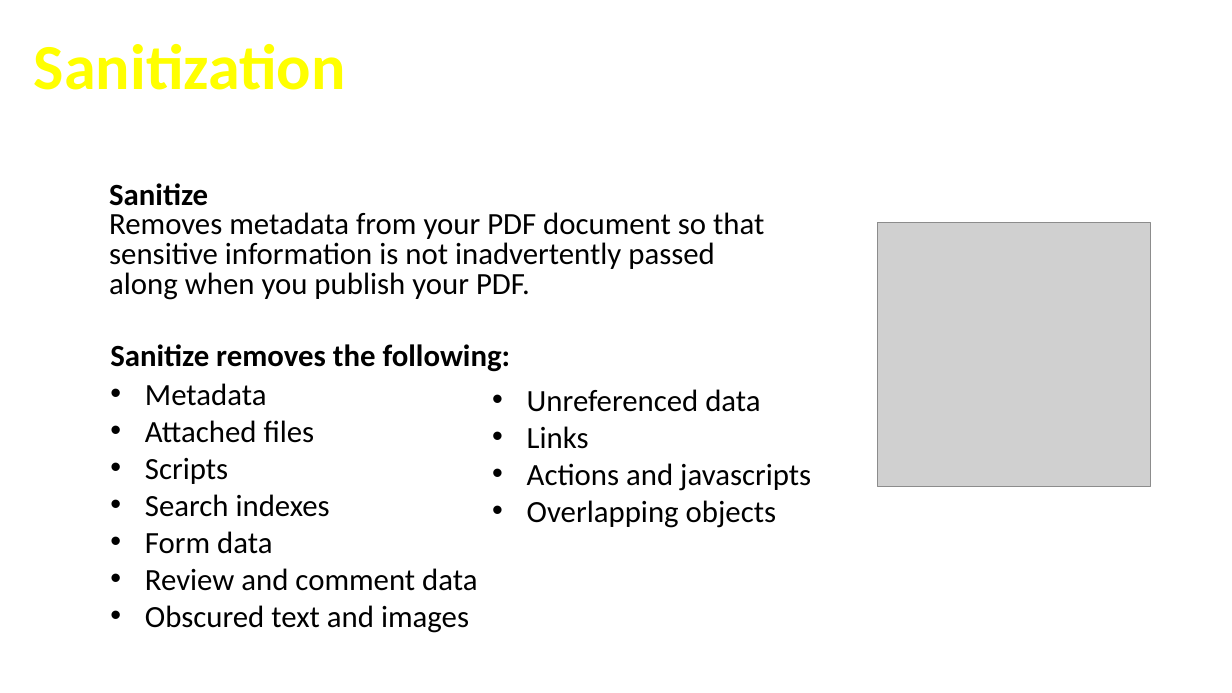
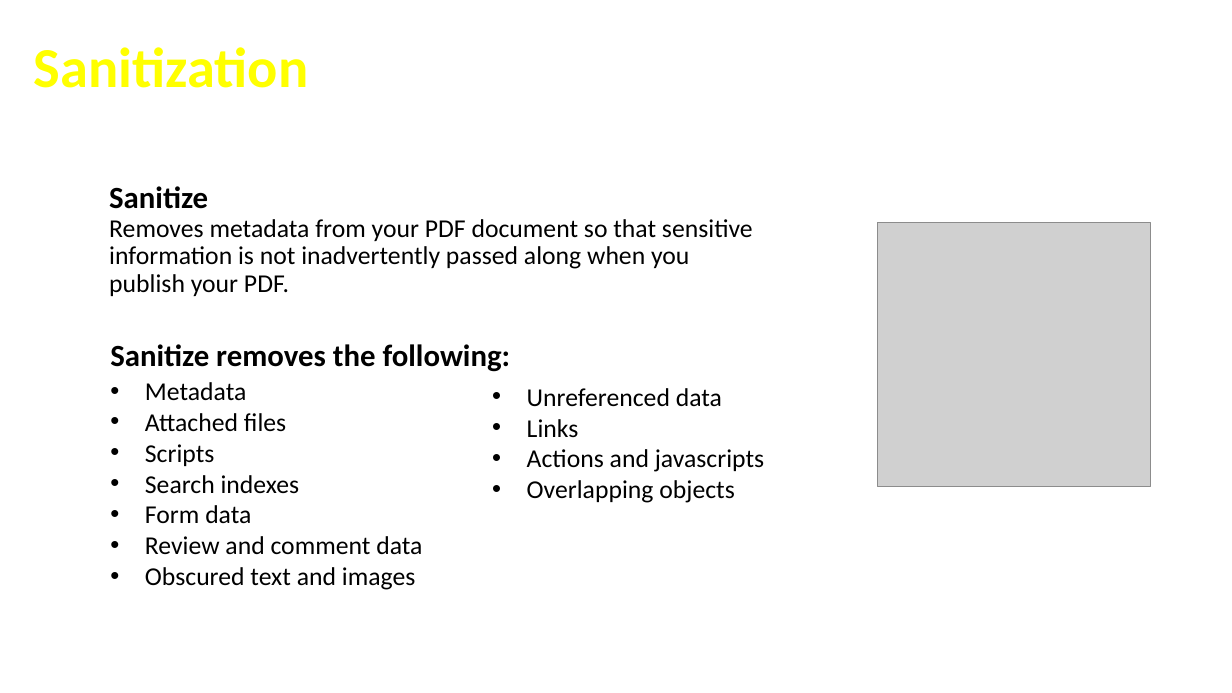
Before and after one commit to cfclick/CFSummit2016, a slide deck: slide 13 of powerpoint/SmartPDF/Don't Just PDF.pptx. Drawn at 1232x693 pixels with LibreOffice and Linux fonts; fonts in the diff are those of the drawing; grey boxes stand for pictures; background and template pictures are left out. Boxes give left, top, right and bottom in pixels: in the first picture for what was removed or moved away, otherwise in the second. Text is boxed around its words. In the diff, an @@ line names an element or a change of style, - is before the commit and + after.

Commit message:
format, font fix

```diff
--- a/powerpoint/SmartPDF/Don't Just PDF.pptx
+++ b/powerpoint/SmartPDF/Don't Just PDF.pptx
@@ text "Sanitization" at bbox=[34, 47, 308, 88]: size 50 to 44 pt @@
@@ text "Sanitize Removes metadata from your ..." at bbox=[109, 186, 753, 296]: size 24 to 20 pt; line spacing 0.8 to 0.9 @@
@@ text "Metadata" at bbox=[145, 382, 422, 590]: size 24 to 20 pt @@
@@ text "Unreferenced data" at bbox=[527, 388, 764, 503]: size 24 to 20 pt @@
```
Also in this commit, not shown: 15 other slides changed.
